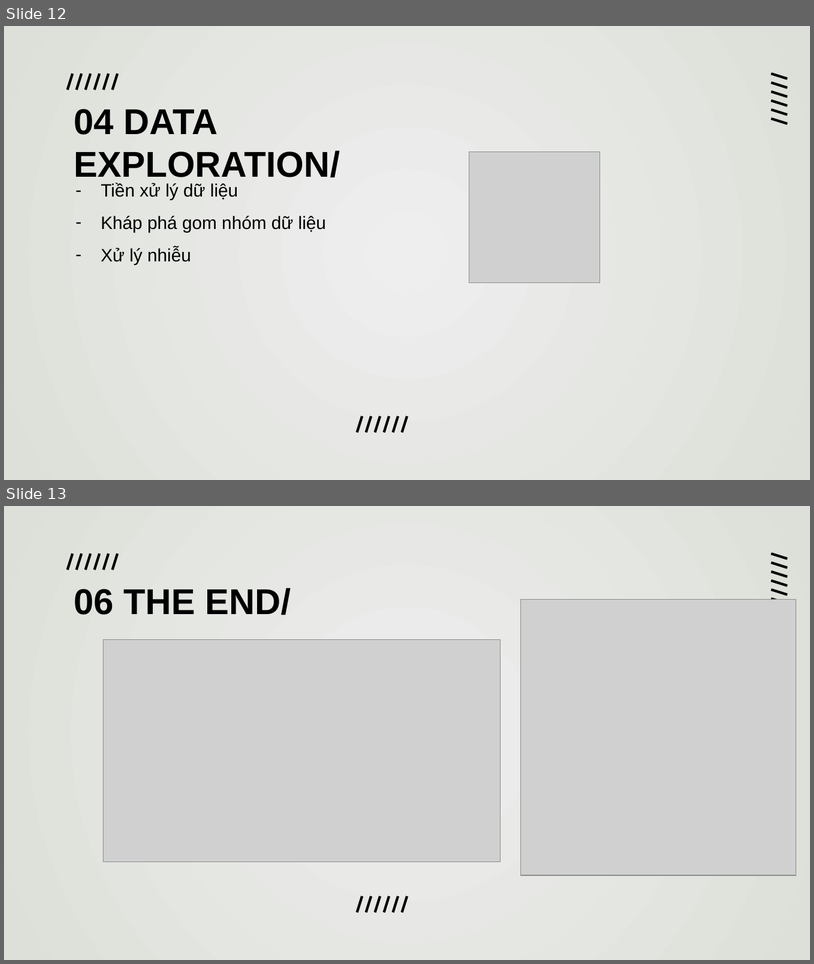
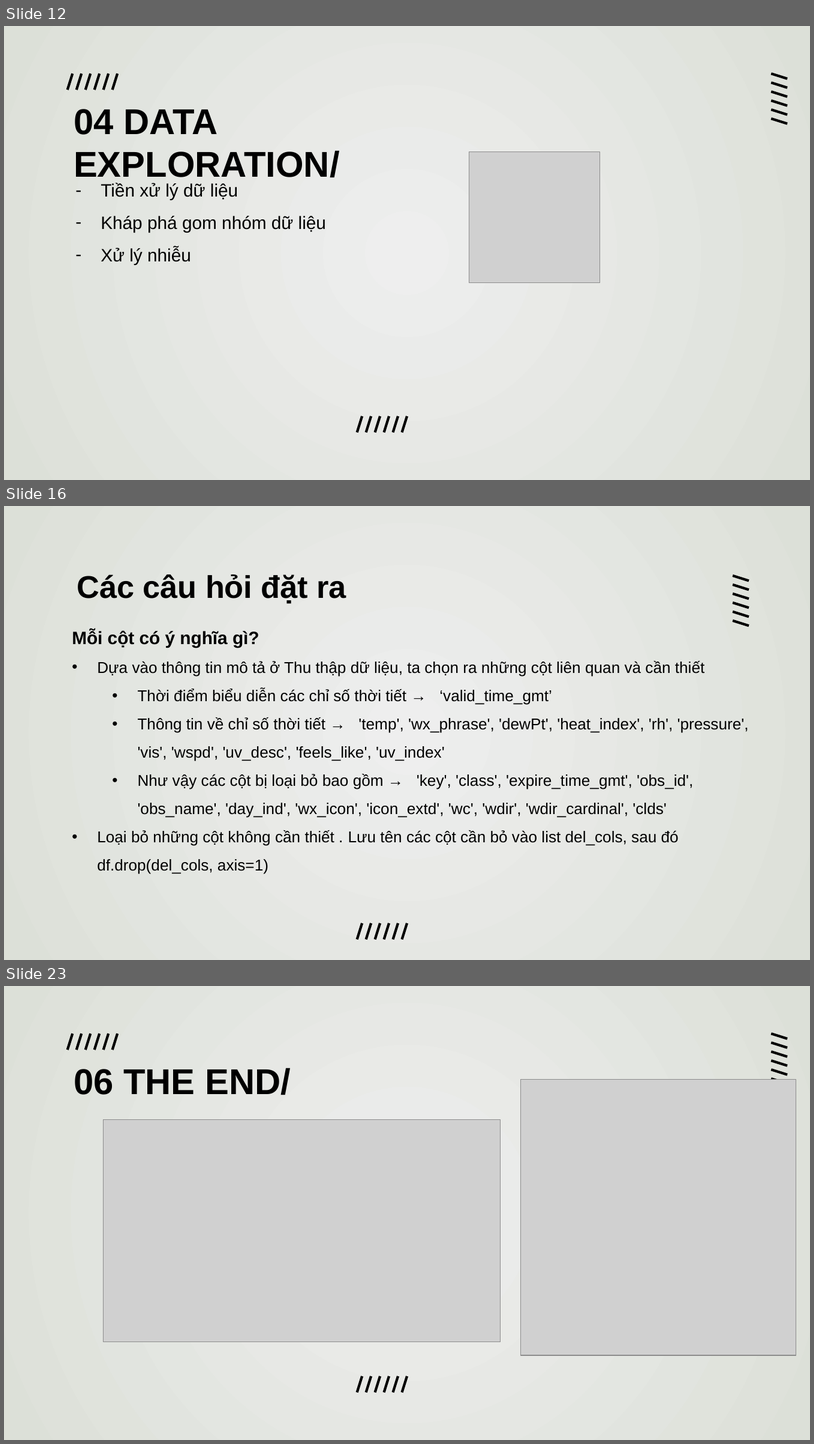
Before and after one commit to duongtanton/NP-KHDL-Gr9, a slide deck: group09.pptx. Shown one above the other, each under a label of ours: slides 12 and 13 before the commit, slides 12, 16 and 23 after it; the slides between them are not shown. The pictures are 814x964 and 814x1444 pixels, drawn with LibreOffice and Linux fonts; fonts in the diff are those of the drawing; grey boxes stand for pictures. Boxes give left, top, right and bottom in pixels: in the first picture for what was removed or moved away, otherwise in the second. Text is boxed around its words. In the diff, an @@ line names an element or a change of style, - is before the commit and + after.

```diff
--- a/group09.pptx
+++ b/group09.pptx
@@ slide 16 added at [4, 506, 810, 960], background gradient #EEEEEE to #DCE0D8 @@
@@ title added at [77, 574, 346, 604], 28 pt, text #000000, bold @@
+Các câu hỏi đặt ra
@@ subtitle added at [72, 630, 749, 874], 14 pt, text #000000 @@
+Mỗi cột có ý nghĩa gì?
+• Dựa vào thông tin mô tả ở Thu thập dữ liệu, ta chọn ra những cột liên quan và cần thiết
+  • Thời điểm biểu diễn các chỉ số thời tiết → ‘valid_time_gmt’
+  • Thông tin về chỉ số thời tiết → 'temp', 'wx_phrase', 'dewPt', 'heat_index', 'rh', 'pressure', 'vis', 'wspd', 'uv_desc', 'feels_like', 'uv_index'
+  • Như vậy các cột bị loại bỏ bao gồm → 'key', 'class', 'expire_time_gmt', 'obs_id', 'obs_name', 'day_ind', 'wx_icon', 'icon_extd', 'wc', 'wdir', 'wdir_cardinal', 'clds'
+• Loại bỏ những cột không cần thiết . Lưu tên các cột cần bỏ vào list del_cols, sau đó df.drop(del_cols, axis=1)
@@ group added at [733, 576, 749, 625]: 6 lines @@
@@ group added at [357, 923, 407, 939]: 6 lines @@
@@ what was slide 13 is now slide 23 @@
```
Also in this commit, not shown: 9 other slides added.
